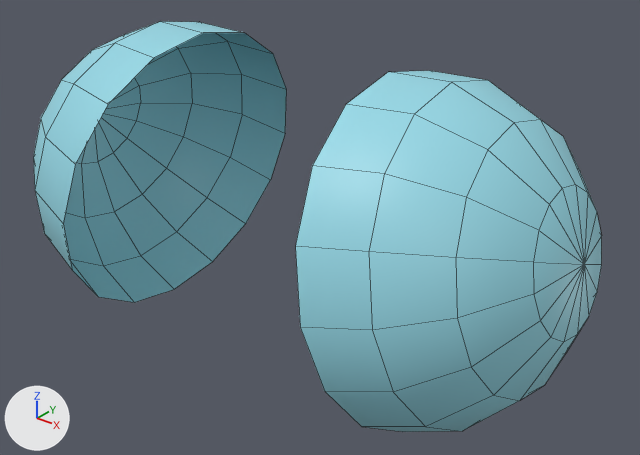
Renders of the FBX model Assets/Models/Shrimp/Anomalis/Shrimp_Eye_Anomalis.fbx from each side of a commit.
The view is the same before and after, from a 50 mm lens placed at (0.246, -0.286, 0.163), pointed at (0.013, 0.005, -0.017). The lights are fixed; the arrows at lower left show +X, +Y and +Z. Mesh edges are drawn as thin lines.

Objects in the first picture: 'Eye_low'.
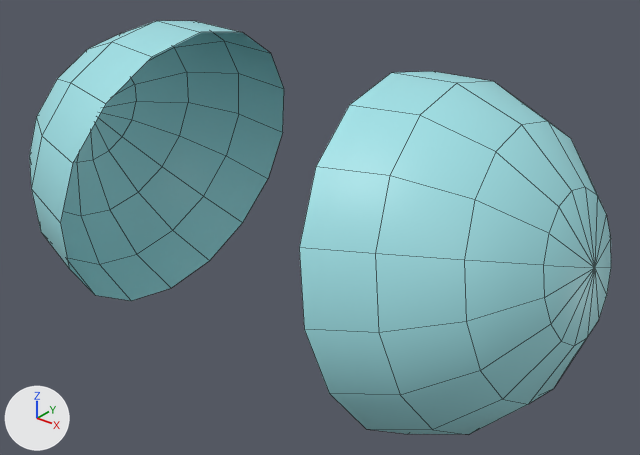
Boxes (x1, y1, x2, y2) around the edits, measured in the pictures (640 x 455 px; the box of a moved part takes in the faces that stretch with it):
'Eye_low', reshaped
    before: (33, 21, 602, 432)
    after: (29, 21, 611, 434)
part 1 of me_sphere_001, moved or reshaped
    before: (33, 21, 287, 302)
    after: (29, 21, 284, 301)
part 2 of me_sphere_001, moved or reshaped
    before: (296, 71, 602, 432)
    after: (299, 71, 611, 434)

Patch to the scene script:
```diff
--- a/Assets/Models/Shrimp/Anomalis/Shrimp_Eye_Anomalis.fbx.py
+++ b/Assets/Models/Shrimp/Anomalis/Shrimp_Eye_Anomalis.fbx.py
@@ me_sphere_001 @@
 me_sphere_001.from_pydata(...)  # 130 vertices, 128 faces; spans x -0.143..0.143, y -0.077..0.077, z -0.084..0.066
 # used by ob_eye_low; location = (0.0, 0.0, 0.0)
+# me_sphere_001 part 1: the loose piece of 65 vertices spanning x -0.143..-0.052, y -0.077..0.077, z -0.084..0.066 is scaled about the mesh origin by (1.03, 1, 1)
+# me_sphere_001 part 2: the loose piece of 65 vertices spanning x 0.052..0.143, y -0.077..0.077, z -0.084..0.066 is scaled about the mesh origin by (1.03, 1, 1)
 me_sphere_001.materials.append(mat_shrimp)
```
